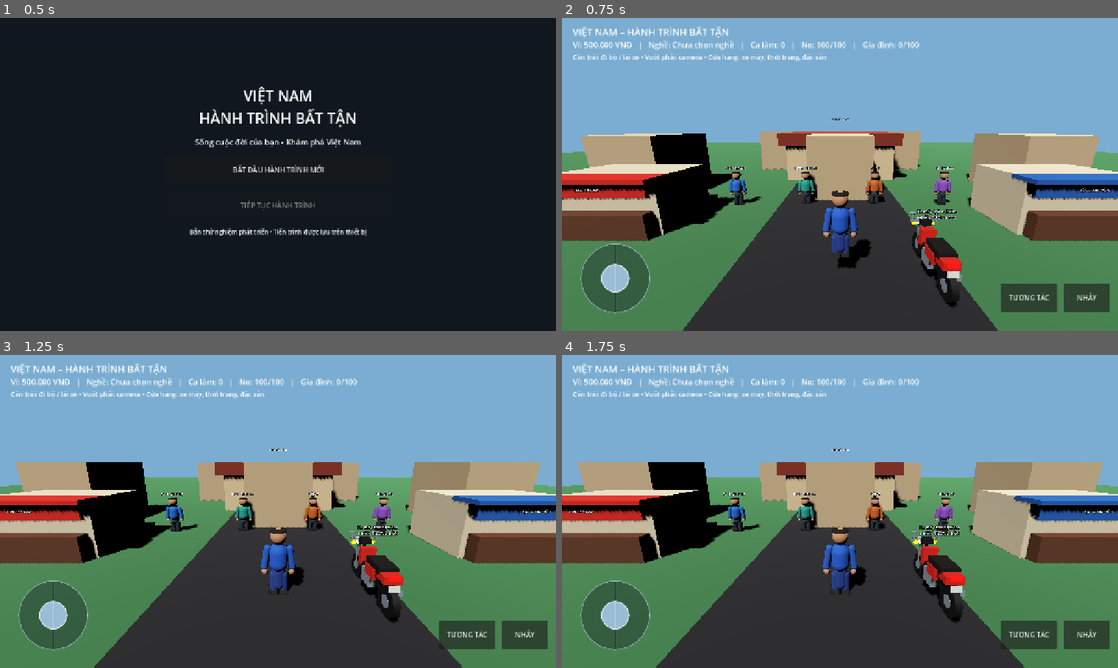
Above: before the commit, frames 1-4 (two rows, left to right).
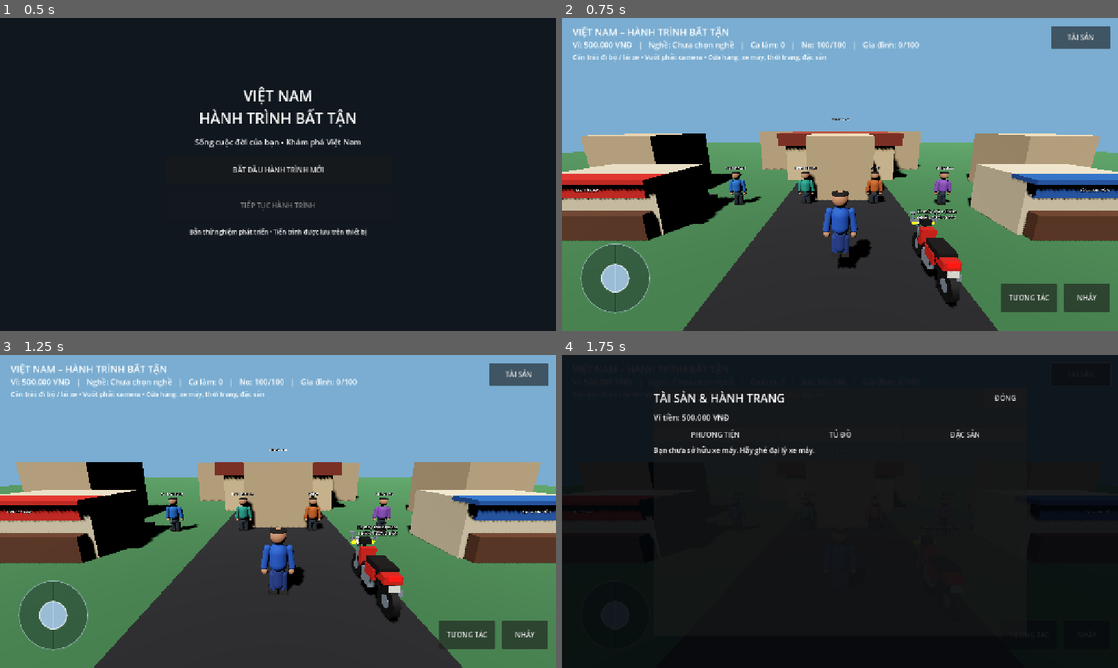
Above: after the commit, the same moments.

Repository: temu838655-dev/Vi-t-Nam-Du-L-ch
Game: Godot game, scene res://scenes/main.tscn
Same seed, same stepped clock (60 frames per second), same inputs: the game is played once before the commit and once after it.
Inputs (mouse positions are in pixels of both pictures, inside the frame that each line leads up to):
- Up to frame 1 (0.5 s): no input
- Up to frame 2 (0.75 s): click "BẮT ĐẦU HÀNH TRÌNH MỚI" at 0.5 s
- Up to frame 3 (1.25 s): no input
- Up to frame 4 (1.75 s): click (1079, 373) at 1.25 s, where only the run after the commit has a clickable "TÀI SẢN"

Frame 1 is identical in both runs. In frame 2, 0.8% of the frame differs, in the area x 88-99%, y 2-10%; in frame 3, 0.8%; in frame 4, 94%, in the area x 0-100%, y 0-100%.

Commit message:
Add persistent player inventory and wardrobe UI

Diff:
--- a/Godot/scripts/mobile_hud.gd
+++ b/Godot/scripts/mobile_hud.gd
@@ -15,6 +15,9 @@
 var shop_items_container: VBoxContainer
 var current_shop_type := ""
 var current_shop_name := ""
+var inventory_overlay: Control
+var inventory_items_container: VBoxContainer
+var current_inventory_tab := "vehicle"
 
 func _ready() -> void:
 	add_to_group("shop_ui")
@@ -40,6 +43,14 @@
 	help.position = Vector2(24, 78)
 	help.add_theme_font_size_override("font_size", 15)
 	ui_root.add_child(help)
+
+	var inventory_button := Button.new()
+	inventory_button.text = "TÀI SẢN"
+	inventory_button.size = Vector2(136, 52)
+	inventory_button.position = Vector2(-154, 18)
+	inventory_button.set_anchors_preset(Control.PRESET_TOP_RIGHT)
+	inventory_button.pressed.connect(open_inventory)
+	ui_root.add_child(inventory_button)
 
 	# A visible, movable virtual joystick follows the first touch on the left side.
 	joystick_base = Panel.new()
@@ -269,6 +280,158 @@
 		shop_overlay.queue_free()
 	shop_overlay = null
 
+
+
+func open_inventory() -> void:
+	if is_instance_valid(inventory_overlay):
+		inventory_overlay.queue_free()
+	inventory_overlay = Control.new()
+	inventory_overlay.name = "InventoryOverlay"
+	inventory_overlay.set_anchors_and_offsets_preset(Control.PRESET_FULL_RECT)
+	inventory_overlay.mouse_filter = Control.MOUSE_FILTER_STOP
+	ui_root.add_child(inventory_overlay)
+
+	var shade := ColorRect.new()
+	shade.color = Color(0.015, 0.025, 0.04, 0.9)
+	shade.set_anchors_and_offsets_preset(Control.PRESET_FULL_RECT)
+	inventory_overlay.add_child(shade)
+
+	var panel := PanelContainer.new()
+	panel.set_anchors_preset(Control.PRESET_CENTER)
+	panel.position = Vector2(-430, -285)
+	panel.size = Vector2(860, 570)
+	inventory_overlay.add_child(panel)
+
+	var layout := VBoxContainer.new()
+	layout.add_theme_constant_override("separation", 10)
+	panel.add_child(layout)
+
+	var header := HBoxContainer.new()
+	layout.add_child(header)
+	var heading := Label.new()
+	heading.text = "TÀI SẢN & HÀNH TRANG"
+	heading.add_theme_font_size_override("font_size", 26)
+	heading.size_flags_horizontal = Control.SIZE_EXPAND_FILL
+	header.add_child(heading)
+	var close := Button.new()
+	close.text = "ĐÓNG"
+	close.custom_minimum_size = Vector2(100, 46)
+	close.pressed.connect(_close_inventory)
+	header.add_child(close)
+
+	var balance := Label.new()
+	balance.text = "Ví tiền: %s VNĐ" % _format_money(GameState.wallet_vnd)
+	balance.add_theme_font_size_override("font_size", 18)
+	layout.add_child(balance)
+
+	var tabs := HBoxContainer.new()
+	layout.add_child(tabs)
+	for tab in ["vehicle", "clothing", "food"]:
+		var tab_button := Button.new()
+		match tab:
+			"vehicle": tab_button.text = "PHƯƠNG TIỆN"
+			"clothing": tab_button.text = "TỦ ĐỒ"
+			"food": tab_button.text = "ĐẶC SẢN"
+		tab_button.size_flags_horizontal = Control.SIZE_EXPAND_FILL
+		tab_button.pressed.connect(_set_inventory_tab.bind(tab))
+		tabs.add_child(tab_button)
+
+	var scroll := ScrollContainer.new()
+	scroll.size_flags_vertical = Control.SIZE_EXPAND_FILL
+	layout.add_child(scroll)
+	inventory_items_container = VBoxContainer.new()
+	inventory_items_container.size_flags_horizontal = Control.SIZE_EXPAND_FILL
+	inventory_items_container.add_theme_constant_override("separation", 8)
+	scroll.add_child(inventory_items_container)
+	_refresh_inventory()
+
+func _set_inventory_tab(tab: String) -> void:
+	current_inventory_tab = tab
+	_refresh_inventory()
+
+func _refresh_inventory() -> void:
+	if not is_instance_valid(inventory_items_container):
+		return
+	for child in inventory_items_container.get_children():
+		child.queue_free()
+
+	var owned_ids: Array = []
+	match current_inventory_tab:
+		"vehicle":
+			owned_ids = GameState.owned_vehicles
+		"clothing":
+			owned_ids = GameState.owned_clothes
+		"food":
+			owned_ids = GameState.owned_specialties
+
+	var catalog := GameState.get_catalog(current_inventory_tab)
+	var found := 0
+	for item in catalog:
+		var item_id := str(item.get("id", ""))
+		if not owned_ids.has(item_id):
+			continue
+		found += 1
+		var row := HBoxContainer.new()
+		row.custom_minimum_size = Vector2(0, 68)
+		inventory_items_container.add_child(row)
+		var details := VBoxContainer.new()
+		details.size_flags_horizontal = Control.SIZE_EXPAND_FILL
+		row.add_child(details)
+		var item_label := Label.new()
+		item_label.text = str(item.get("name", "Vật phẩm"))
+		item_label.add_theme_font_size_override("font_size", 18)
+		details.add_child(item_label)
+		var sub_label := Label.new()
+		match current_inventory_tab:
+			"vehicle":
+				sub_label.text = "Phương tiện đã mua" + (" • Đang chọn" if GameState.selected_vehicle == item_id else "")
+			"clothing":
+				var slot := str(item.get("slot", "top"))
+				sub_label.text = "Trang phục • " + ("Đang mặc" if str(GameState.equipped_clothes.get(slot, "")) == item_id else "Đã sở hữu")
+			"food":
+				sub_label.text = "Đặc sản • %s" % str(item.get("region", "Việt Nam"))
+		details.add_child(sub_label)
+
+		if current_inventory_tab == "clothing":
+			var wear := Button.new()
+			wear.text = "MẶC"
+			wear.custom_minimum_size = Vector2(110, 48)
+			wear.pressed.connect(_wear_owned_clothing.bind(item_id))
+			row.add_child(wear)
+		elif current_inventory_tab == "vehicle":
+			var select_button := Button.new()
+			select_button.text = "ĐANG CHỌN" if GameState.selected_vehicle == item_id else "CHỌN XE"
+			select_button.disabled = GameState.selected_vehicle == item_id
+			select_button.custom_minimum_size = Vector2(120, 48)
+			select_button.pressed.connect(_select_owned_vehicle.bind(item_id))
+			row.add_child(select_button)
+
+	if found == 0:
+		var empty := Label.new()
+		match current_inventory_tab:
+			"vehicle": empty.text = "Bạn chưa sở hữu xe máy. Hãy ghé đại lý xe máy."
+			"clothing": empty.text = "Tủ đồ đang trống."
+			"food": empty.text = "Bạn chưa mua đặc sản mang về."
+		empty.autowrap_mode = TextServer.AUTOWRAP_WORD_SMART
+		inventory_items_container.add_child(empty)
+
+func _wear_owned_clothing(item_id: String) -> void:
+	var result: Dictionary = GameState.purchase_item("clothing", item_id)
+	if bool(result.get("ok", false)) and player and player.has_method("apply_outfit"):
+		player.apply_outfit(GameState.equipped_clothes)
+	_show_message(str(result.get("message", "Không thể mặc trang phục.")))
+	_refresh_inventory()
+
+func _select_owned_vehicle(item_id: String) -> void:
+	GameState.selected_vehicle = item_id
+	GameState.save_game(player.global_position, player.rotation.y) if player else null
+	_show_message("Đã chọn %s. Hãy đến xe trong thế giới để lái." % str(GameState.get_item("vehicle", item_id).get("name", "phương tiện")))
+	_refresh_inventory()
+
+func _close_inventory() -> void:
+	if is_instance_valid(inventory_overlay):
+		inventory_overlay.queue_free()
+	inventory_overlay = null
 
 func _unhandled_input(event: InputEvent) -> void:
 	if event is InputEventScreenTouch:
